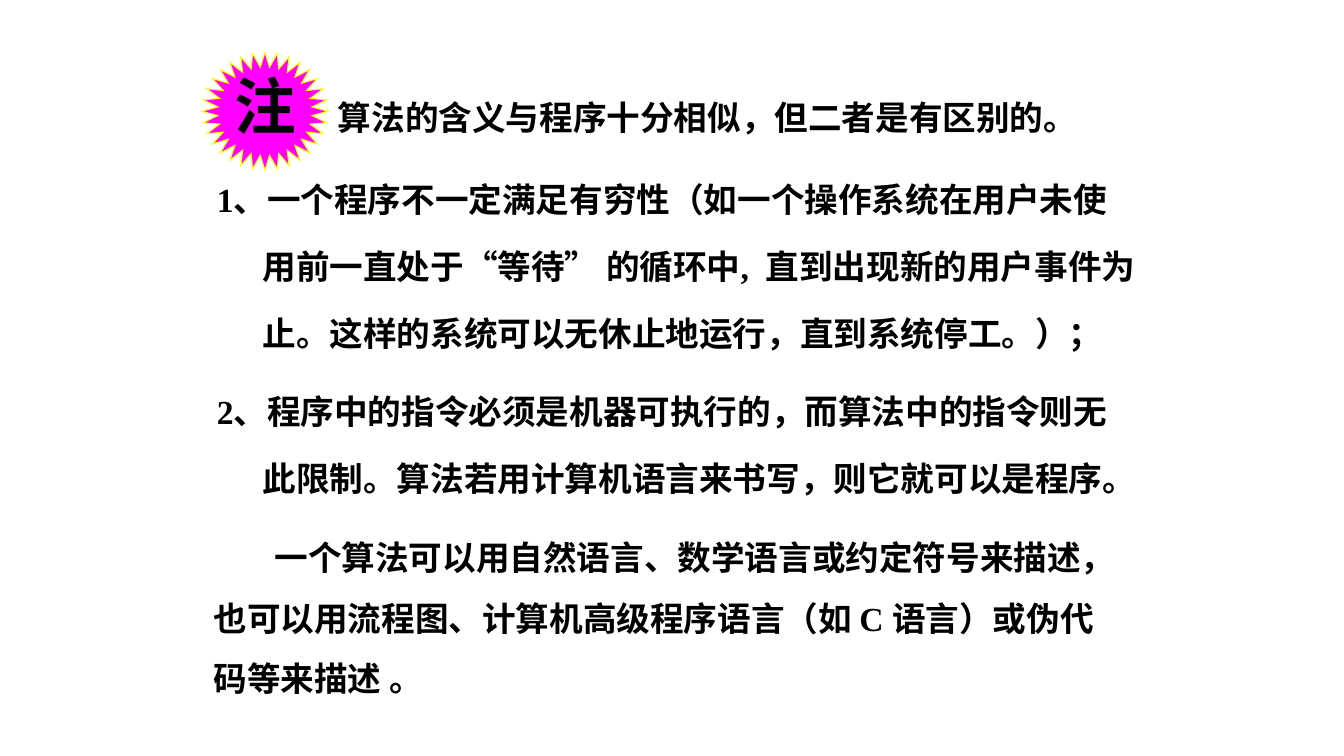
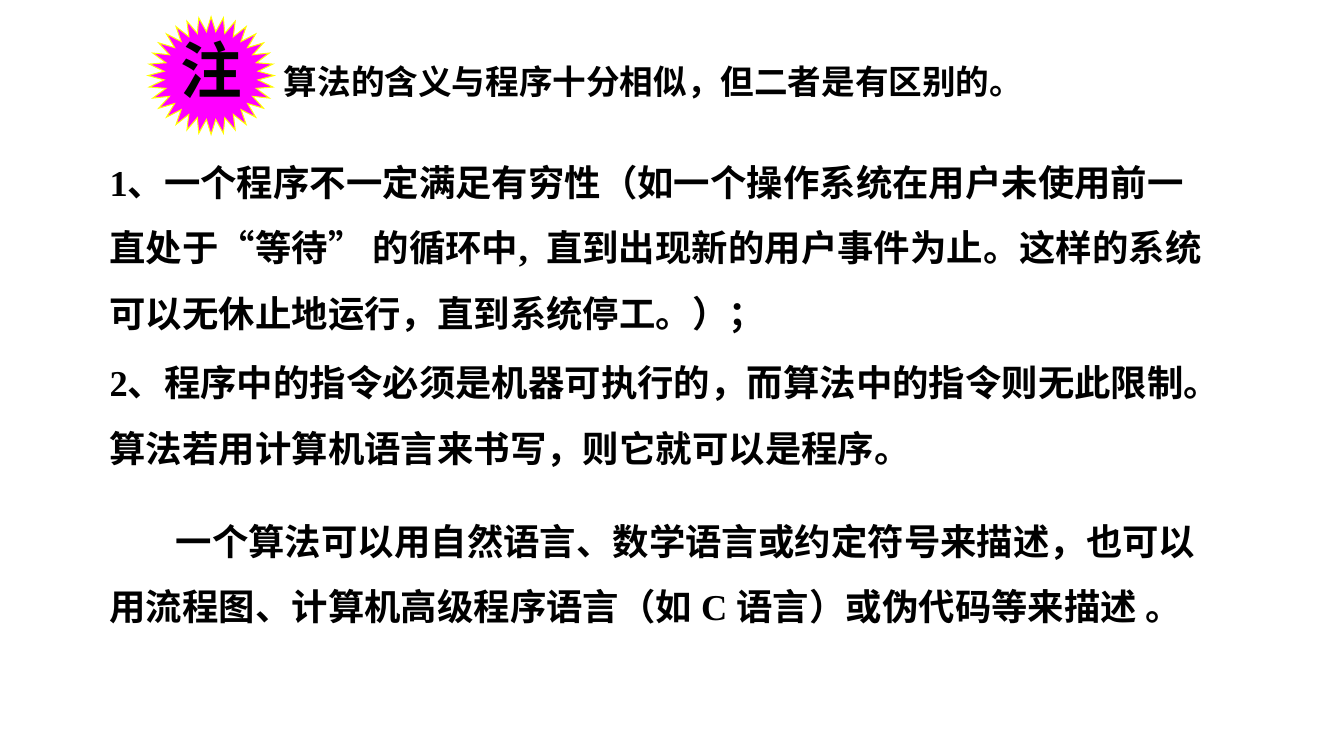
Before and after one commit to Gempittance/Data_Structur_Build, a slide deck: slide 34 of 数据结构PPT/ds1.pptx. Drawn at 1344x756 pixels with LibreOffice and Linux fonts; fonts in the diff are those of the drawing. Boxes give left, top, right and bottom in pixels: in the first picture for what was removed or moved away, otherwise in the second. Text is boxed around its words. In the diff, an @@ line names an element or a change of style, - is before the commit and + after.

```diff
--- a/数据结构PPT/ds1.pptx
+++ b/数据结构PPT/ds1.pptx
@@ star "注": place and size @@
-star "注" at (202,52,328,170)
+star "注" at (148,17,274,135)
@@ text "算法的含义与程序十分相似，但二者是有区别的。": place and size @@
-text "算法的含义与程序十分相似，但二者是有区别的。" at (338,101,1077,135)
+text "算法的含义与程序十分相似，但二者是有区别的。" at (284,65,1023,99)
@@ text at (110,168,1201,334): text changed; size 24 to 26 pt @@
-1、一个程序不一定满足有穷性（如一个操作系统在用户未使
-用前一直处于“等待” 的循环中, 直到出现新的用户事件为
-止。这样的系统可以无休止地运行，直到系统停工。）；
+1、一个程序不一定满足有穷性（如一个操作系统在用户未使用前一直处于“等待” 的循环中, 直到出现新的用户事件为止。这样的系统可以无休止地运行，直到系统停工。）；
@@ text at (110,368,1221,467): text changed; size 24 to 26 pt @@
-2、程序中的指令必须是机器可执行的，而算法中的指令则无
-此限制。算法若用计算机语言来书写，则它就可以是程序。
+2、程序中的指令必须是机器可执行的，而算法中的指令则无此限制。算法若用计算机语言来书写，则它就可以是程序。
@@ text at (110,524,1196,624): text changed; size 24 to 26 pt @@
-一个算法可以用自然语言、数学语言或约定符号来描述，
-也可以用流程图、计算机高级程序语言（如 C 语言）或伪代
-码等来描述 。
+一个算法可以用自然语言、数学语言或约定符号来描述，也可以用流程图、计算机高级程序语言（如 C 语言）或伪代码等来描述 。
```
Also in this commit, not shown: 9 other slides changed, 1 slide added.
